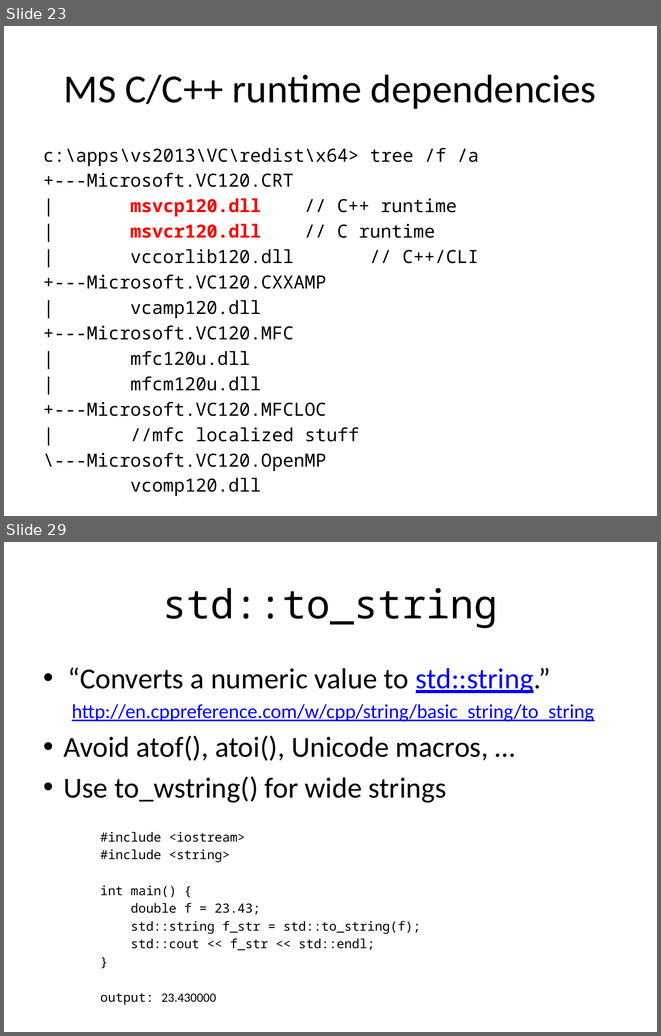
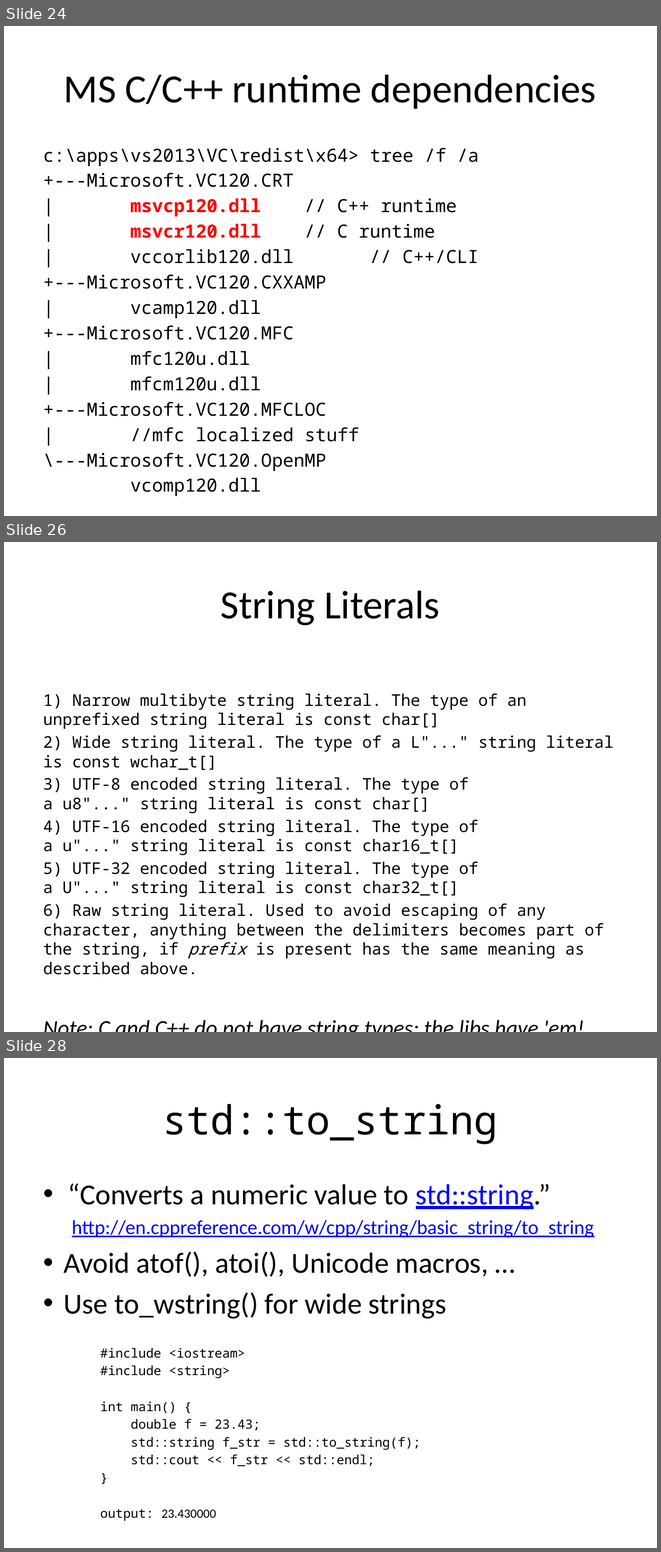
Before and after one commit to fellmad/FunWithCpp11, a slide deck: doc/Fun_with_C++11.pptx. Shown one above the other, each under a label of ours: slides 23 and 29 before the commit, slides 24, 26 and 28 after it; the slides between them are not shown. The pictures are 661x1036 and 661x1552 pixels, drawn with LibreOffice and Linux fonts; fonts in the diff are those of the drawing. Boxes give left, top, right and bottom in pixels: in the first picture for what was removed or moved away, otherwise in the second. Text is boxed around its words. In the diff, an @@ line names an element or a change of style, - is before the commit and + after.

```diff
--- a/doc/Fun_with_C++11.pptx
+++ b/doc/Fun_with_C++11.pptx
@@ slide 26 added at [4, 542, 657, 1032], background #FFFFFF @@
@@ title added at [221, 590, 440, 625], 44 pt, text #000000 @@
+String Literals
@@ text added at [43, 693, 614, 974], 17.8 pt, text #000000 @@
+1) Narrow multibyte string literal. The type of an unprefixed string literal is const char[]
+2) Wide string literal. The type of a L"..." string literal is const wchar_t[]
+3) UTF-8 encoded string literal. The type of a u8"..." string literal is const char[]
+4) UTF-16 encoded string literal. The type of a u"..." string literal is const char16_t[]
+5) UTF-32 encoded string literal. The type of a U"..." string literal is const char32_t[]
+6) Raw string literal. Used to avoid escaping of any character, anything between the delimiters becomes part of the string, if prefix is present has the same meaning as described above.
+Note: C and C++ do not have string types; the libs have 'em!
@@ what was slide 23 is now slide 24 @@
@@ what was slide 29 is now slide 28 @@
```
Also in this commit, not shown: 5 slides changed, 4 other slides added.
